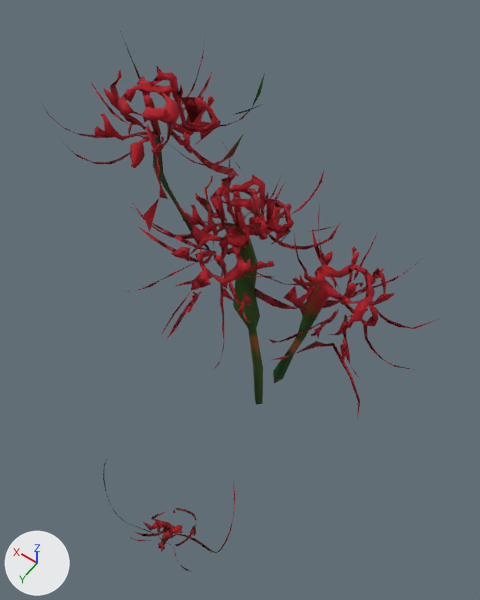
The glTF model models/spider-lily.glb, before and after one commit.
Camera for both pictures: a camera (50 mm lens) standing at (-0.573, 0.755, 1.242) and looking at (-0.014, -0.028, 0.011). The axes (+X, +Y, +Z) are drawn at lower left. The lights are the same throughout. The first picture is the older version.

Before the edit, the objects in view are built like this:
```python
me_tripo_mesh_ca2feb68_a4f2_4400_9b86_220e4f3e5714 = bpy.data.meshes.new('tripo_mesh_ca2feb68-a4f2-4400-9b86-220e4f3e5714')
me_tripo_mesh_ca2feb68_a4f2_4400_9b86_220e4f3e5714.from_pydata(...)  # 2424 vertices, 4539 faces; spans x -0.423..0.423, y -0.468..0.468, z -0.499..0.499
me_tripo_mesh_ca2feb68_a4f2_4400_9b86_220e4f3e5714.materials.append(mat_tripo_mat_ca2feb68_a4f2_4400_9b86_220e4f3e5714)  # picture img_redspiderlily3dmodel_basecolor
ob_tripo_node_ca2feb68_a4f2_4400_9b86_220e4f3e5714 = bpy.data.objects.new('tripo_node_ca2feb68-a4f2-4400-9b86-220e4f3e5714', me_tripo_mesh_ca2feb68_a4f2_4400_9b86_220e4f3e5714)
ob_tripo_node_ca2feb68_a4f2_4400_9b86_220e4f3e5714.location = (0.0, 0.0, 0.0)
```
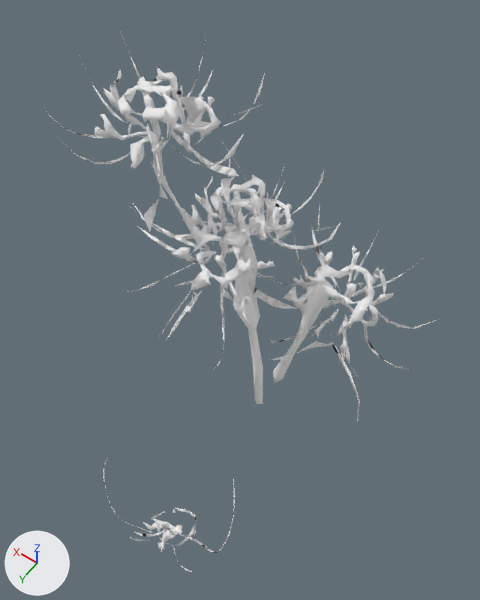
The newer file is also turned or shifted as a whole; pictures and numbers use the older file's frame.

What differs and where, as boxes [x1, y1, x2, y2] in the pictures (480 x 600 px):
```json
{"object": "tripo_node_ca2feb68-a4f2-4400-9b86-220e4f3e5714", "change": "recoloured", "before": [45, 31, 439, 572], "after": [45, 31, 439, 572]}
```

Scene script edits in JSON lines:
```json
{"op": "add", "block": "mat_tripo_mat_88e884cd", "code": ["mat_tripo_mat_88e884cd = principled_material('tripo_mat_88e884cd')", "mat_tripo_mat_88e884cd.base_color = (1.0, 1.0, 1.0)  # white #ffffff", "mat_tripo_mat_88e884cd.metallic = 1.0", "mat_tripo_mat_88e884cd.roughness = 1.0"]}
{"block": "me_tripo_mesh_ca2feb68_a4f2_4400_9b86_220e4f3e5714", "where": "me_tripo_mesh_ca2feb68_a4f2_4400_9b86_220e4f3e5714.from_pydata(...)  # 2424 vertices, 4539 faces; spans x -0.423..0.423, y -0.468..0.468, z -0.499..0.499"}
{"op": "remove", "block": "me_tripo_mesh_ca2feb68_a4f2_4400_9b86_220e4f3e5714", "code": "me_tripo_mesh_ca2feb68_a4f2_4400_9b86_220e4f3e5714.materials.append(mat_tripo_mat_ca2feb68_a4f2_4400_9b86_220e4f3e5714)  # picture img_redspiderlily3dmodel_basecolor"}
{"op": "add", "block": "me_tripo_mesh_ca2feb68_a4f2_4400_9b86_220e4f3e5714", "code": "me_tripo_mesh_ca2feb68_a4f2_4400_9b86_220e4f3e5714.materials.append(mat_tripo_mat_88e884cd)  # white #ffffff"}
```
